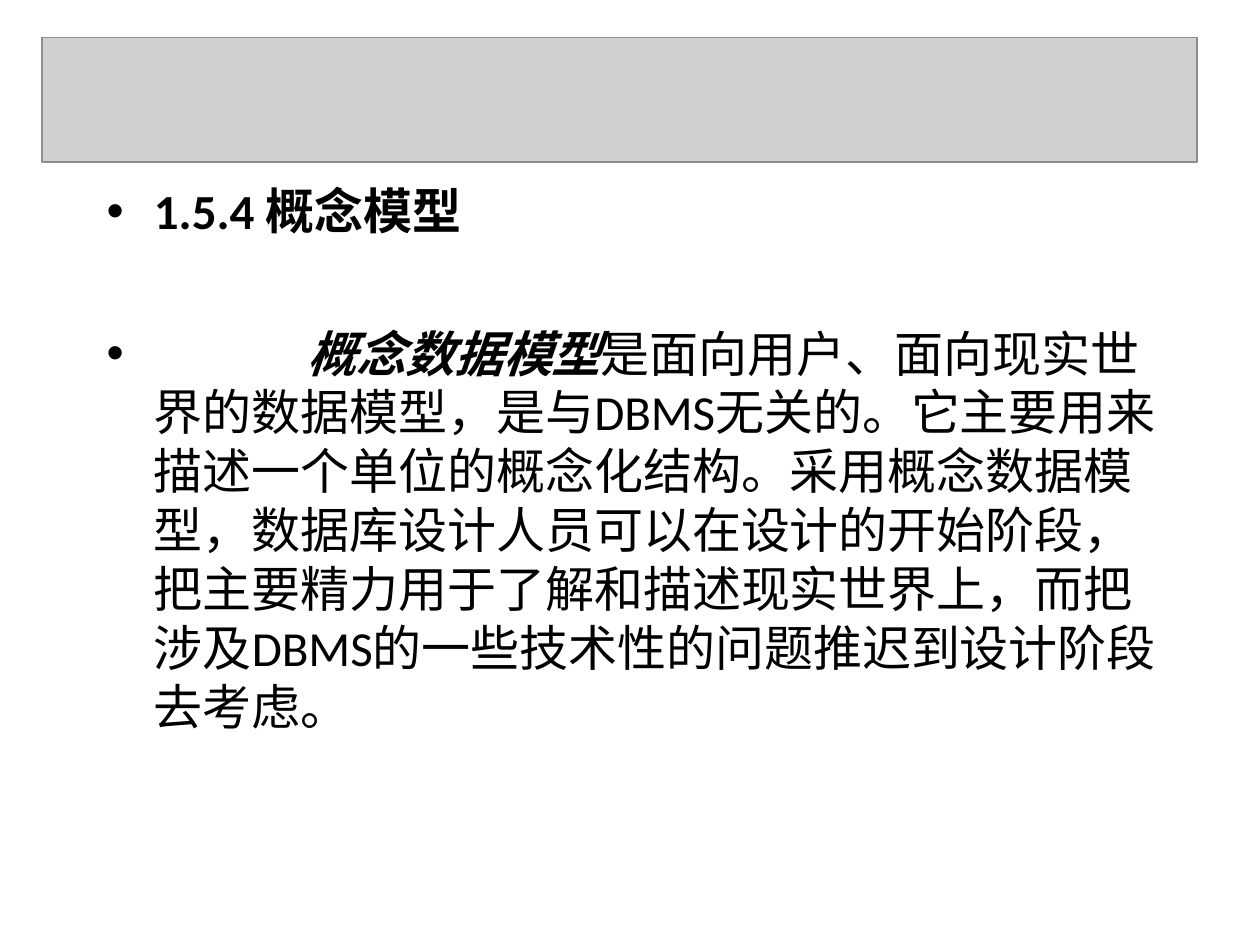
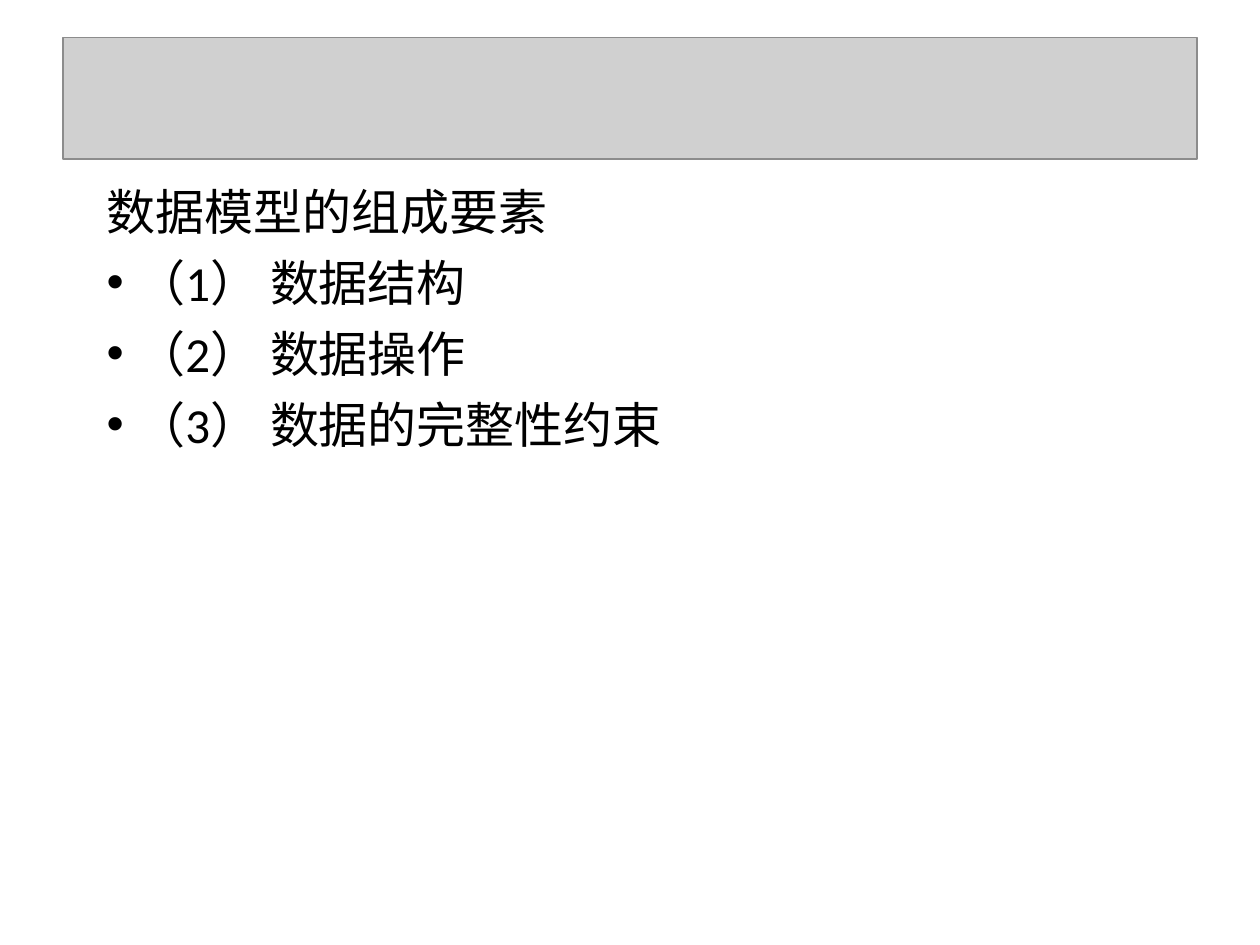
Before and after one commit to yuqingmao2019/MyWorkSpace, a slide deck: slide 41 of 数据库ppt/第1章.ppt (slide 24 before the commit). Drawn at 1260x945 pixels with LibreOffice and Linux fonts; fonts in the diff are those of the drawing; grey boxes stand for pictures; background and template pictures are left out. Boxes give left, top, right and bottom in pixels: in the first picture for what was removed or moved away, otherwise in the second. Text is boxed around its words. In the diff, an @@ line names an element or a change of style, - is before the commit and + after.

Commit message:
增加一些数据库笔记

```diff
--- a/数据库ppt/第1章.ppt
+++ b/数据库ppt/第1章.ppt
@@ picture: place and size @@
-picture at [42, 38, 1197, 163]
+picture at [63, 38, 1197, 159]
@@ text at [107, 188, 661, 448]: text changed @@
-• 1.5.4 概念模型
-• 概念数据模型是面向用户、面向现实世界的数据模型，是与DBMS无关的。它主要用来描述一个单位的概念化结构。采用概念数据模型，数据库设计人员可以在设计的开始阶段，把主要精力用于了解和描述现实世界上，而把涉及DBMS的一些技术性的问题推迟到设计阶段去考虑。
+数据模型的组成要素
+• （1） 数据结构
+• （2） 数据操作
+• （3） 数据的完整性约束
```
Also in this commit, not shown: 84 other slides changed, 51 slides added, 36 slides removed, 7 other files.
